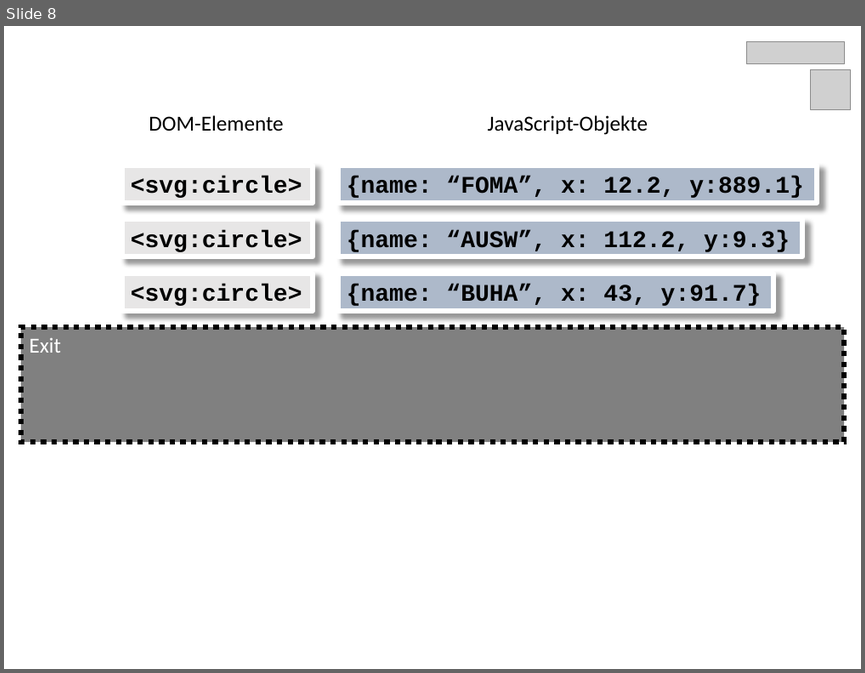
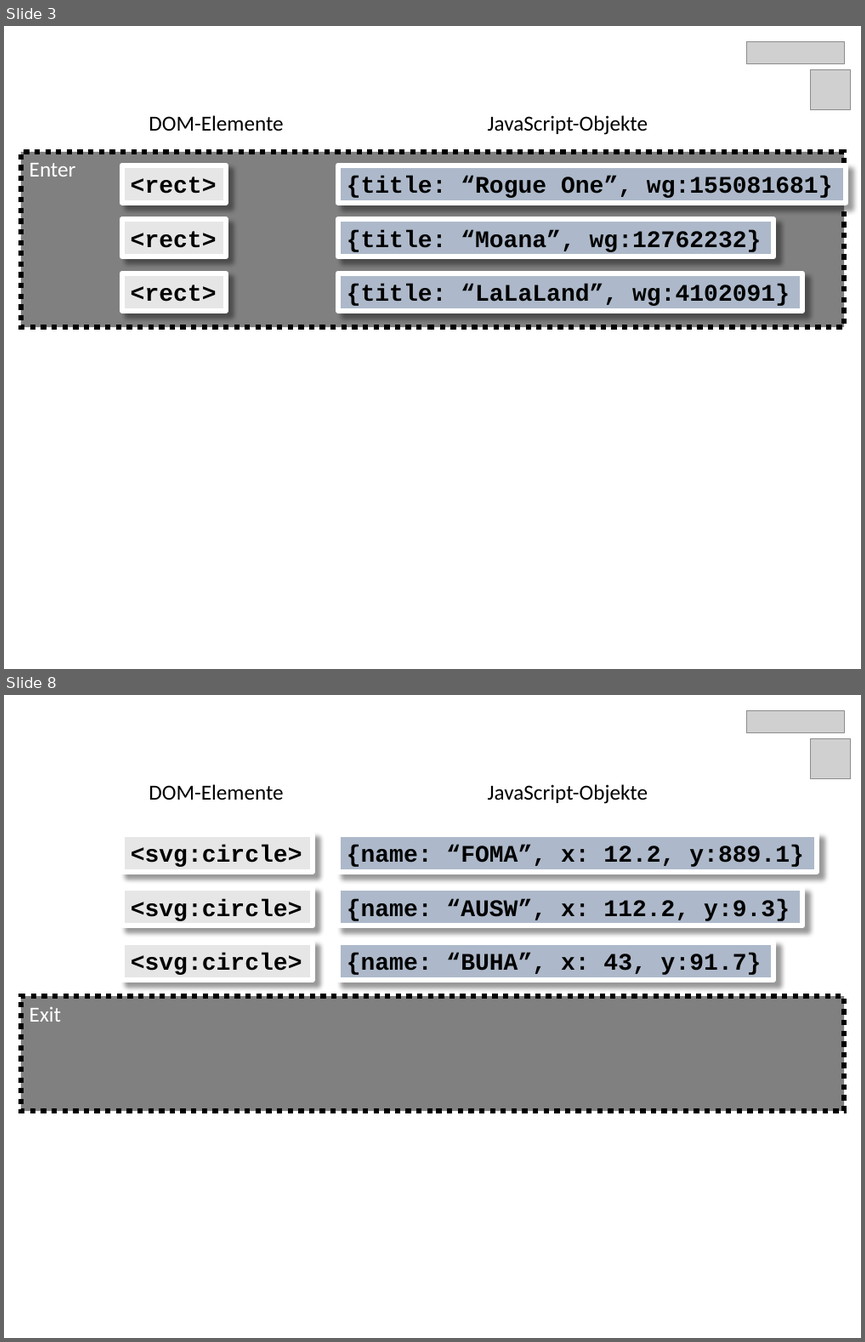
Before and after one commit to owidder/code.talks, a slide deck: folien/d3in20minuten.pptx. Shown one above the other, each under a label of ours: slide 8 before the commit, slides 3 and 8 after it; the slides between them are not shown. The pictures are 865x673 and 865x1342 pixels, drawn with LibreOffice and Linux fonts; fonts in the diff are those of the drawing; grey boxes stand for pictures. Boxes give left, top, right and bottom in pixels: in the first picture for what was removed or moved away, otherwise in the second. Text is boxed around its words. In the diff, an @@ line names an element or a change of style, - is before the commit and + after.

```diff
--- a/folien/d3in20minuten.pptx
+++ b/folien/d3in20minuten.pptx
@@ slide 3 added at [4,26,861,669], background #FFFFFF @@
@@ picture added at [746,41,844,63] @@
@@ picture added at [811,69,850,109] @@
@@ text added at [148,115,283,131], 18 pt, text #000000 @@
+DOM-Elemente
@@ text added at [488,115,647,135], 18 pt, text #000000 @@
+JavaScript-Objekte
@@ rectangle added at [21,152,845,328], fill #808080, outline #000000 4.5 pt dashed, 18 pt, text #FFFFFF @@
+Enter
@@ rectangle added at [122,165,226,203], fill #E7E6E6, outline #FFFFFF 4.5 pt, 20 pt, text #000000, bold @@
+<rect>
@@ rectangle added at [338,165,846,203], fill #ADB9CA, outline #FFFFFF 4.5 pt, 20 pt, text #000000, bold @@
+{title: “Rogue One”, wg:155081681}
@@ rectangle added at [122,219,226,256], fill #E7E6E6, outline #FFFFFF 4.5 pt, 20 pt, text #000000, bold @@
+<rect>
@@ rectangle added at [338,219,773,256], fill #ADB9CA, outline #FFFFFF 4.5 pt, 20 pt, text #000000, bold @@
+{title: “Moana”, wg:12762232}
@@ rectangle added at [122,272,226,311], fill #E7E6E6, outline #FFFFFF 4.5 pt, 20 pt, text #000000, bold @@
+<rect>
@@ rectangle added at [338,272,802,311], fill #ADB9CA, outline #FFFFFF 4.5 pt, 20 pt, text #000000, bold @@
+{title: “LaLaLand”, wg:4102091}
```
Also in this commit, not shown: 3 slides changed, 3 other slides added, 4 slides removed, 4 other files.
